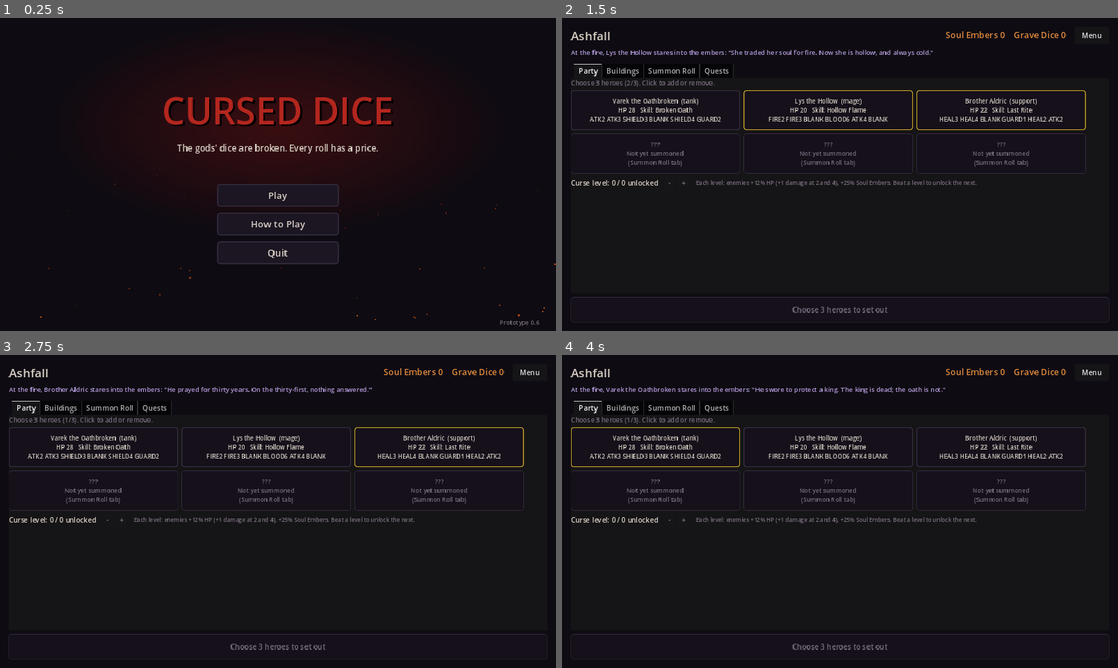
Above: before the commit, frames 1-4 (two rows, left to right).
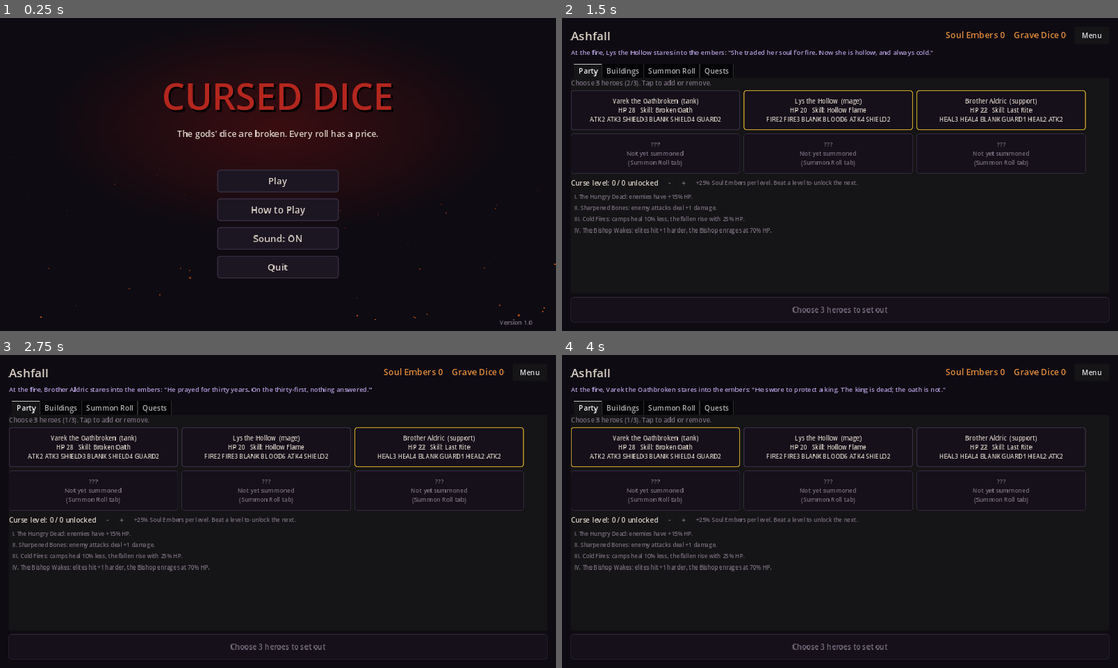
Above: after the commit, the same moments.

Repository: Mellowjelly/The-Curse-dice
Game: Godot game, scene res://scenes/title.tscn
Two runs of this game, one before a commit and one after it. Both use one fixed random seed, a clock stepped at 60 frames per second and the inputs below.
Inputs:
- Up to frame 1 (0.25 s): no input
- Up to frame 2 (1.5 s): click "Play" at 0.5 s; click "Varek the Oathbroken (tank) H…" at 1.25 s
- Up to frame 3 (2.75 s): click "Lys the Hollow (mage) HP 20 S…" at 2 s
- Up to frame 4 (4 s): click "Brother Aldric (support) HP 2…" at 2.75 s; click "Varek the Oathbroken (tank) H…" at 3.5 s

The runs differ from the first frame. In frame 1, 4.7% of the frame differs, in the area x 29-97%, y 20-99%; in frame 2, 1.6%; in frame 3, 1.6%; in frame 4, 1.6%.

Commit message:
v1.0: final balance, curse rules, tile snapshot saves, guided Fate Twist, pixel face icons, phone UI, Android export preset
Co-Authored-By: Claude Opus 5.5 <noreply@anthropic.com>
Claude-Session: https://claude.ai/code/session_0169VuctPZAUADTBsUJ2z3YB

Diff:
--- a/data/events.json
+++ b/data/events.json
@@ -133,12 +133,12 @@
 		"text": "A smiling man in a coat of finger bones. \"I buy what you won't miss. A little life, for a lot of gold.\"",
 		"options": [
 			{
-				"label": "Sell life (a hero loses 5 max HP) for 50 gold.",
+				"label": "Sell life (a hero loses 3 max HP) for 50 gold.",
 				"effects": [
 					{
 						"op": "max_hp",
 						"who": "healthiest",
-						"value": -5
+						"value": -3
 					},
 					{
 						"op": "gold",
--- a/data/heroes.json
+++ b/data/heroes.json
@@ -44,7 +44,7 @@
 			{ "type": "blank", "value": 0 },
 			{ "type": "blood", "value": 6 },
 			{ "type": "attack", "value": 4 },
-			{ "type": "blank", "value": 0 }
+			{ "type": "shield", "value": 2 }
 		],
 		"starter": true,
 		"lore": "She traded her soul for fire. Now she is hollow, and always cold."
@@ -94,7 +94,7 @@
 			{ "type": "attack", "value": 3 },
 			{ "type": "attack", "value": 4 },
 			{ "type": "blank", "value": 0 },
-			{ "type": "shield", "value": 2 },
+			{ "type": "heal", "value": 2 },
 			{ "type": "cleave", "value": 2 },
 			{ "type": "attack", "value": 2 }
 		]
@@ -145,7 +145,7 @@
 			{ "type": "attack", "value": 6 },
 			{ "type": "blank", "value": 0 },
 			{ "type": "blood", "value": 8 },
-			{ "type": "shield", "value": 3 },
+			{ "type": "heal", "value": 2 },
 			{ "type": "attack", "value": 3 }
 		]
 	}
--- a/data/quests.json
+++ b/data/quests.json
@@ -2,7 +2,7 @@
 	{ "id": "first_steps", "name": "First Steps", "desc": "Reach tile 15 of the Hollow Road.", "stat": "best_tile", "goal": 15, "reward": 15 },
 	{ "id": "last_campfire", "name": "The Last Campfire", "desc": "Reach the campfire before the Chapel.", "stat": "best_tile", "goal": 41, "reward": 25 },
 	{ "id": "ghoul_hunter", "name": "Ghoul Hunter", "desc": "Destroy 25 Ghouls (all runs).", "stat": "kills_ghoul", "goal": 25, "reward": 20 },
-	{ "id": "rat_catcher", "name": "Rat Catcher", "desc": "Destroy 40 Plague Rats (all runs).", "stat": "kills_plague_rat", "goal": 40, "reward": 20 },
+	{ "id": "rat_catcher", "name": "Rat Catcher", "desc": "Destroy 20 Plague Rats (all runs).", "stat": "kills_plague_rat", "goal": 20, "reward": 20 },
 	{ "id": "elite_slayer", "name": "Elite Slayer", "desc": "Win 3 elite fights in a single run.", "stat": "run_elites", "goal": 3, "reward": 30 },
 	{ "id": "dice_sculptor", "name": "Dice Sculptor", "desc": "Carve 8 dice in a single run.", "stat": "run_carves", "goal": 8, "reward": 30 },
 	{ "id": "twist_of_fate", "name": "Twist of Fate", "desc": "Use Fate Twist 3 times (all runs). Fill your Fate to 4, then click a face under a die.", "stat": "fate_twists", "goal": 3, "reward": 25 },
--- a/data/region1.json
+++ b/data/region1.json
@@ -161,15 +161,15 @@
 	},
 	"scaling": {
 		"early": {
-			"hp": 1.05,
+			"hp": 1.15,
 			"damage": 0
 		},
 		"mid": {
-			"hp": 1.25,
+			"hp": 1.3,
 			"damage": 1
 		},
 		"late": {
-			"hp": 1.35,
+			"hp": 1.45,
 			"damage": 1
 		},
 		"elite": {
@@ -177,7 +177,7 @@
 			"damage": 2
 		},
 		"boss": {
-			"hp": 1.2,
+			"hp": 1.1,
 			"damage": 1
 		}
 	},
@@ -185,5 +185,5 @@
 		21,
 		30
 	],
-	"elite_heal_percent": 25
+	"elite_heal_percent": 35
 }
--- a/data/summon.json
+++ b/data/summon.json
@@ -13,7 +13,7 @@
 		{
 			"kind": "embers",
 			"weight": 50,
-			"amount": 20
+			"amount": 35
 		}
 	],
 	"duplicate_embers": {
--- a/project.godot
+++ b/project.godot
@@ -6,6 +6,7 @@
 [application]
 
 config/name="Cursed Dice"
+config/version="1.0.0"
 config/description="Dark fantasy dice adventure (prototype)"
 run/main_scene="res://scenes/title.tscn"
 config/features=PackedStringArray("4.3", "GL Compatibility")
@@ -15,6 +16,7 @@
 window/size/viewport_width=1280
 window/size/viewport_height=720
 window/stretch/mode="canvas_items"
+window/stretch/aspect="keep"
 window/handheld/orientation=0
 
 [rendering]
@@ -22,3 +24,7 @@
 renderer/rendering_method="gl_compatibility"
 renderer/rendering_method.mobile="gl_compatibility"
 textures/canvas_textures/default_texture_filter=0
+
+[input_devices]
+
+pointing/emulate_touch_from_mouse=true
--- a/scripts/core/run.gd
+++ b/scripts/core/run.gd
@@ -50,6 +50,7 @@
 var weapon_offers: Array = []
 var _loot_then := "map"       # "carve" | "map" | "shop"
 var _seen_events: Array = []
+var tile_snapshot: Dictionary = {}  # saved while a tile (fight/event/shop...) is in progress
 var upgrades := {}            # town building levels (see data/town.json)
 var _start_queue: Array = []  # steps after choosing a pet: "loot", "carve"
 
@@ -183,6 +184,9 @@
 		return
 	pos = destination(move_options[option_index])
 	move_options = []
+	# Snapshot BEFORE entering the tile: reloading re-enters the same tile with the same dice.
+	tile_snapshot = to_dict()
+	tile_snapshot["pending_enter"] = true
 	var tile: Dictionary = board[pos]
 	tile["visited"] = true
 	stats["tiles"][tile["type"]] = stats["tiles"].get(tile["type"], 0) + 1
@@ -223,7 +227,7 @@
 		"rest":
 			if tile.get("gate", false) and pos == board.size() - 2:
 				# The Last Campfire always heals before you choose (v0.5 critique: it was a trap).
-				var pct: int = region["rest_heal_percent"]
+				var pct := rest_percent()
 				for h in heroes:
 					h["hp"] = min(h["max_hp"], max(h["hp"], 0) + max(1, h["max_hp"] * pct / 100))
 				_log("The last campfire warms you (+%d%% HP)." % pct)
@@ -250,18 +254,37 @@
 ## Enemies get tougher further down the road (region1.json "scaling").
 func scaled_monster(def: Dictionary, kind: String, tier: String) -> Dictionary:
 	var sc: Dictionary = region.get("scaling", {}).get(kind if kind in ["elite", "boss"] else tier, {})
-	var curse := int(upgrades.get("curse", 0))
+	var curse := curse_level()
 	if sc.is_empty() and curse == 0:
 		return def
 	var d := def.duplicate(true)
-	# Curse levels (opt-in difficulty): +12% enemy HP per level, +1 damage from level 2.
-	d["hp"] = int(round(float(d["hp"]) * float(sc.get("hp", 1.0)) * (1.0 + 0.12 * curse)))
-	var bonus := int(sc.get("damage", 0)) + (1 if curse >= 2 else 0) + (1 if curse >= 4 else 0)
+	# Curse rules (see CURSE_RULES): I hungry dead, II sharpened bones, IV the Bishop wakes early.
+	d["hp"] = int(round(float(d["hp"]) * float(sc.get("hp", 1.0)) * (1.15 if curse >= 1 else 1.0)))
+	var bonus := int(sc.get("damage", 0)) + (1 if curse >= 2 else 0) + (1 if curse >= 4 and kind == "elite" else 0)
+	if curse >= 4 and d.has("phase2"):
+		d["phase2"]["at"] = 0.7
 	for faces in [d["faces"], d.get("phase2", {}).get("faces", [])]:
 		for f in faces:
 			if f["type"] in ["attack", "sweep"]:
 				f["value"] = int(f["value"]) + bonus
 	return d
+
+
+## Opt-in difficulty rules. Each level adds one rule on top of the previous ones.
+const CURSE_RULES := [
+	"I. The Hungry Dead: enemies have +15% HP.",
+	"II. Sharpened Bones: enemy attacks deal +1 damage.",
+	"III. Cold Fires: camps heal 10% less, the fallen rise with 25% HP.",
+	"IV. The Bishop Wakes: elites hit +1 harder, the Bishop enrages at 70% HP.",
+]
+
+
+func curse_level() -> int:
+	return int(upgrades.get("curse", 0))
+
+
+func rest_percent() -> int:
+	return int(region["rest_heal_percent"]) - (10 if curse_level() >= 3 else 0)
 
 
 func _on_battle_ended(victory: bool) -> void:
@@ -278,7 +301,7 @@
 		return
 	stats["elites" if combat_kind == "elite" else "fights"] += 1
 	# The fallen crawl back with a little HP.
-	var pct: int = region["revive_after_fight_percent"]
+	var pct: int = 25 if curse_level() >= 3 else int(region["revive_after_fight_percent"])
 	for h in heroes:
 		if not Combat.is_alive(h):
 			h["hp"] = max(1, h["max_hp"] * pct / 100)
@@ -647,7 +670,7 @@
 func rest_heal() -> void:
 	if phase != "rest":
 		return
-	var pct: int = region["rest_heal_percent"]
+	var pct := rest_percent()
 	for h in heroes:
 		var amount: int = max(1, h["max_hp"] * pct / 100)
 		h["hp"] = min(h["max_hp"], max(h["hp"], 0) + amount)
@@ -685,9 +708,11 @@
 
 # ---------------------------------------------------------------- save / load (only on the map)
 
+const SAVE_VERSION := 2  # v1 saves (0.5-0.6) load fine: they simply have no pending tile.
+
 func to_dict() -> Dictionary:
 	return {
-		"version": 1, "rng_seed": rng.seed, "rng_state": rng.state, "combat_rng_state": combat.rng.state,
+		"version": SAVE_VERSION, "rng_seed": rng.seed, "rng_state": rng.state, "combat_rng_state": combat.rng.state,
 		"board": board, "pos": pos, "gold": gold, "heroes": heroes, "fate": combat.fate, "pet": combat.pet,
 		"twists": combat.twists, "stats": stats, "seen_events": _seen_events, "upgrades": upgrades,
 		"move_options": move_options,
@@ -713,4 +738,8 @@
 	r._start_queue = []
 	r.pet_offers = []
 	r.phase = "map"
+	if d.get("pending_enter", false):
+		# The save was made when stepping onto this tile: enter it again (same RNG, same outcome).
+		var tile: Dictionary = r.board[r.pos]
+		r._enter_tile(tile)
 	return r
--- a/scripts/ui/combat_view.gd
+++ b/scripts/ui/combat_view.gd
@@ -28,6 +28,7 @@
 var _overlay_btn: Button
 var _banner: Label
 var _pet_label: Label
+var _pulse: Tween
 var _victory := false
 
 # Animation state
@@ -98,7 +99,7 @@
 	_fate = UI.label("", 18, UI.GOLD)
 	top.add_child(_fate)
 
-	field.add_child(UI.label("ENEMIES  (click Target to choose who your attacks hit)", 13, UI.DIM))
+	field.add_child(UI.label("ENEMIES  (tap Target to choose who your attacks hit)", 13, UI.DIM))
 	_monster_row = HBoxContainer.new()
 	_monster_row.add_theme_constant_override("separation", 12)
 	_monster_row.size_flags_vertical = Control.SIZE_EXPAND_FILL
@@ -110,7 +111,7 @@
 
 	var party_head := HBoxContainer.new()
 	field.add_child(party_head)
-	var party_lbl := UI.label("YOUR PARTY  (click a die to lock / unlock it)", 13, UI.DIM)
+	var party_lbl := UI.label("YOUR PARTY  (tap a die to lock / unlock it)", 13, UI.DIM)
 	party_lbl.size_flags_horizontal = Control.SIZE_EXPAND_FILL
 	party_head.add_child(party_lbl)
 	_pet_label = UI.label("", 15, Color("#b39ddb"))
@@ -132,7 +133,7 @@
 		buttons.add_child(b)
 
 	var log_panel := UI.panel()
-	log_panel.custom_minimum_size = Vector2(300, 0)
+	log_panel.custom_minimum_size = Vector2(230, 0)
 	root.add_child(log_panel)
 	_log = RichTextLabel.new()
 	_log.bbcode_enabled = true
@@ -151,6 +152,7 @@
 	_banner.position = Vector2(140, 300)
 	_banner.size = Vector2(1000, 120)
 	_banner.mouse_filter = Control.MOUSE_FILTER_IGNORE
+	_banner.add_theme_stylebox_override("normal", UI.box(Color(0.03, 0.02, 0.05, 0.92), UI.BLOOD, 2, 8, 16))
 	_banner.modulate.a = 0.0
 	add_child(_banner)
 
@@ -240,6 +242,7 @@
 			var b: Button = _die_buttons[i]
 			if is_instance_valid(b):
 				b.text = UI.face_short(f)
+				b.icon = UI.face_icon(f["type"])
 				(b.get_theme_stylebox("normal") as StyleBoxFlat).bg_color = UI.FACE_COLORS[f["type"]]
 		if _rolling <= 0.0:
 			_refresh()
@@ -249,6 +252,7 @@
 
 func _spawn_numbers() -> void:
 	var delay := 0.0
+	var per_unit := {}
 	for item in _pending_numbers:
 		var key := _uid(item[0])
 		if key == "":
@@ -266,7 +270,10 @@
 		l.add_theme_constant_override("shadow_offset_y", 2)
 		l.mouse_filter = Control.MOUSE_FILTER_IGNORE
 		add_child(l)
-		var start := row.global_position + Vector2(slot_w * (slot + 0.5) - 20 + _anim_rng.randf_range(-30, 30), 40)
+		var nth: int = per_unit.get(key, 0)
+		per_unit[key] = nth + 1
+		# Several hits on one unit fan out side by side instead of overlapping.
+		var start := row.global_position + Vector2(slot_w * (slot + 0.5) - 30 + nth * 46, 40 - nth * 6)
 		l.global_position = start
 		l.modulate.a = 0.0
 		var tw := create_tween()
@@ -320,6 +327,15 @@
 		elif combos[t] >= 2:
 			parts.append("PAIR %s  +1 each" % UI.FACE_NAMES[t])
 	_combo.text = ("COMBO: " + "   ".join(parts)) if not parts.is_empty() else " "
+	if combat.fate >= Combat.MAX_FATE and not combat.finished and parts.is_empty():
+		_combo.text = "FATE IS FULL - tap a face under a die to TWIST it!"
+		if _pulse == null or not _pulse.is_valid():
+			_pulse = _combo.create_tween().set_loops()
+			_pulse.tween_property(_combo, "modulate:a", 0.4, 0.5)
+			_pulse.tween_property(_combo, "modulate:a", 1.0, 0.5)
+	elif _pulse != null and _pulse.is_valid():
+		_pulse.kill()
+		_combo.modulate.a = 1.0
 
 	_cards.clear()
 	_die_buttons.clear()
@@ -399,6 +415,9 @@
 		if value != int(face["value"]):
 			face_text += "  (base %d)" % int(face["value"])
 	die.text = face_text + ("\nLOCKED" if h["locked"] else "")
+	die.icon = UI.face_icon(face["type"])
+	die.expand_icon = true
+	die.add_theme_constant_override("icon_max_width", 40 if not twisting else 32)
 	var style := StyleBoxFlat.new()
 	style.bg_color = UI.FACE_COLORS[face["type"]]
 	style.set_corner_radius_all(6)
@@ -412,19 +431,15 @@
 	box.add_child(die)
 	if combat.fate >= Combat.FATE_TWIST_COST and not combat.finished:
 		# Fate Twist: click any face to set the die to it.
-		var tl := UI.label("Fate Twist (-%d): click a face to set this die" % Combat.FATE_TWIST_COST, 12, UI.GOLD)
-		if combat.fate >= Combat.MAX_FATE:
-			tl.text = "FATE IS FULL - twist a die! (-%d)" % Combat.FATE_TWIST_COST
-			var tw := tl.create_tween().set_loops()
-			tw.tween_property(tl, "modulate:a", 0.35, 0.5)
-			tw.tween_property(tl, "modulate:a", 1.0, 0.5)
-		box.add_child(tl)
+		box.add_child(UI.label("Twist (-%d Fate): tap a face" % Combat.FATE_TWIST_COST, 12, UI.GOLD))
 		var grid := GridContainer.new()
 		grid.columns = 3
 		for fi in h["faces"].size():
 			var f: Dictionary = h["faces"][fi]
-			var fb := UI.button(UI.face_short(f), func(): combat.fate_twist(index, fi), 11)
+			var fb := UI.button(UI.face_short(f).replace("BLANK", "-"), func(): combat.fate_twist(index, fi), 12)
 			fb.size_flags_horizontal = Control.SIZE_EXPAND_FILL
+			fb.custom_minimum_size = Vector2(0, 32)
+			fb.icon = UI.face_icon(f["type"])
 			fb.add_theme_stylebox_override("normal", UI.box(UI.FACE_COLORS[f["type"]].darkened(0.2), UI.GOLD, 1, 3, 2))
 			grid.add_child(fb)
 		box.add_child(grid)
--- a/scripts/ui/game_screen.gd
+++ b/scripts/ui/game_screen.gd
@@ -202,11 +202,15 @@
 	_move_token()
 	_refresh_party()
 	_refresh_actions()
+	if run.phase in ["event", "shop", "rest", "loot", "reward"] and not run.tile_snapshot.is_empty() and run.event_result == "":
+		Profile.save_run_data(run.tile_snapshot)
 	_refresh_modal()
 
 
 func _enter_combat() -> void:
 	_in_combat = true
+	if not run.tile_snapshot.is_empty():
+		Profile.save_run_data(run.tile_snapshot)  # closing the app mid-fight restarts this fight
 	_modal.hide()
 	_map_root.hide()
 	_combat_view.show()
--- a/scripts/ui/sfx.gd
+++ b/scripts/ui/sfx.gd
@@ -9,6 +9,12 @@
 const VOLUME_DB := -6.0
 
 static var _cache := {}
+static var muted := false
+
+
+static func set_muted(value: bool) -> void:
+	muted = value
+	AudioServer.set_bus_mute(0, value)
 static var _music_player: AudioStreamPlayer
 
 
--- a/scripts/ui/title_screen.gd
+++ b/scripts/ui/title_screen.gd
@@ -86,10 +86,16 @@
 
 	box.add_child(_menu_button("Play", _on_new_game))
 	box.add_child(_menu_button("How to Play", func(): _help.show()))
+	var Sfx = load("res://scripts/ui/sfx.gd")
+	var sound_btn := _menu_button("Sound: " + ("OFF" if Sfx.muted else "ON"), func(): pass)
+	sound_btn.pressed.connect(func():
+		Sfx.set_muted(not Sfx.muted)
+		sound_btn.text = "Sound: " + ("OFF" if Sfx.muted else "ON"))
+	box.add_child(sound_btn)
 	if OS.get_name() != "Web":
 		box.add_child(_menu_button("Quit", func(): get_tree().quit()))
 
-	var version := _label("Prototype 0.6", 14, COL_DIM)
+	var version := _label("Version 1.0", 14, COL_DIM)
 	version.position = Vector2(1150, 690)
 	add_child(version)
 
--- a/scripts/ui/town_screen.gd
+++ b/scripts/ui/town_screen.gd
@@ -131,7 +131,7 @@
 
 func _refresh_party() -> void:
 	_clear(_party_box)
-	_party_box.add_child(UI.label("Choose 3 heroes (%d/3). Click to add or remove." % profile.party.size(), 15, UI.DIM))
+	_party_box.add_child(UI.label("Choose 3 heroes (%d/3). Tap to add or remove." % profile.party.size(), 15, UI.DIM))
 	var grid := GridContainer.new()
 	grid.columns = 3
 	grid.add_theme_constant_override("h_separation", 8)
@@ -159,7 +159,11 @@
 	var plus := UI.button(" + ", func(): profile.set_curse(profile.curse + 1); _refresh())
 	plus.disabled = profile.curse >= profile.max_curse()
 	row.add_child(plus)
-	row.add_child(UI.label("  Each level: enemies +12% HP (+1 damage at 2 and 4), +25% Soul Embers. Beat a level to unlock the next.", 13, UI.DIM))
+	row.add_child(UI.label("  +25% Soul Embers per level. Beat a level to unlock the next.", 13, UI.DIM))
+	var Run = load("res://scripts/core/run.gd")
+	for i in Run.CURSE_RULES.size():
+		var active: bool = i < profile.curse
+		_party_box.add_child(UI.label(("  [active] " if active else "  ") + Run.CURSE_RULES[i], 13, UI.BLOOD if active else UI.DIM))
 
 
 func _toggle_party(id: String) -> void:
--- a/scripts/ui/ui_kit.gd
+++ b/scripts/ui/ui_kit.gd
@@ -110,6 +110,16 @@
 	return bar
 
 
+static var _icons := {}
+
+## 16x16 pixel icon for a face type (assets/icons/face_<type>.png), or null.
+static func face_icon(face_type: String) -> Texture2D:
+	if not _icons.has(face_type):
+		var path := "res://assets/icons/face_%s.png" % face_type
+		_icons[face_type] = load(path) if ResourceLoader.exists(path) else null
+	return _icons[face_type]
+
+
 static func face_short(f: Dictionary) -> String:
 	return FACE_NAMES[f["type"]] + ("" if f["type"] == "blank" else str(int(f["value"])))
 
--- a/tests/run_tests.gd
+++ b/tests/run_tests.gd
@@ -39,6 +39,7 @@
 	test_summon_roll()
 	test_party_and_new_skills()
 	test_gates_stop_movement()
+	test_tile_snapshot_reload()
 	print("\n%d checks, %d failed" % [_checks, _failures])
 	quit(1 if _failures > 0 else 0)
 
@@ -445,3 +446,24 @@
 	var plain := Run.new(41)
 	var g: Dictionary = plain.monster_defs["ghoul"]
 	check(cursed.scaled_monster(g, "fight", "early")["hp"] > plain.scaled_monster(g, "fight", "early")["hp"], "Curse makes enemies tougher")
+
+
+func test_tile_snapshot_reload() -> void:
+	var run := Run.new(50)
+	run.choose_pet(0)
+	run.roll_move()
+	run.choose_move(0)
+	var snap := run.tile_snapshot
+	check(snap.get("pending_enter", false), "stepping on a tile takes a snapshot")
+	var again: Run = Run.from_dict(snap)
+	check(again.pos == run.pos and again.phase == run.phase, "reloading re-enters the same tile (%s)" % run.phase)
+	if run.phase == "combat":
+		var a: Array = run.combat.monsters.map(func(m): return m["id"])
+		var b: Array = again.combat.monsters.map(func(m): return m["id"])
+		check(a == b, "the same enemies appear after reloading")
+	var old := run.to_dict()
+	old["version"] = 1
+	old.erase("pending_enter")
+	check(Run.from_dict(old).phase == "map", "version-1 saves still load")
+	var cursed := Run.new(51, {"curse": 3})
+	check(cursed.rest_percent() == 20, "Curse III makes camps heal less")
--- a/tools/bots/player_bot.gd
+++ b/tools/bots/player_bot.gd
@@ -194,6 +194,19 @@
 func _handle_dice(c: Combat) -> void:
 	match style:
 		"newbie":
+			# The guided tip ("FATE IS FULL - twist a die!") teaches even a newbie this one move.
+			if c.fate >= Combat.MAX_FATE:
+				for i in c.heroes.size():
+					var hh: Dictionary = c.heroes[i]
+					if Combat.is_alive(hh) and Combat.current_face(hh)["type"] == "blank":
+						var best := 0
+						for fi in hh["faces"].size():
+							if Combat._face_power(hh["faces"][fi]) > Combat._face_power(hh["faces"][best]):
+								best = fi
+						if c.fate_twist(i, best):
+							stats["fate_rerolls"] += 1
+							note("follows the tip and twists %s's blank die" % Combat.short_name(hh))
+						break
 			# Rerolls once if anyone shows a blank, otherwise doesn't bother.
 			if c.heroes.any(func(h): return Combat.is_alive(h) and Combat.current_face(h)["type"] == "blank"):
 				for i in c.heroes.size():
--- a/tools/playtest.gd
+++ b/tools/playtest.gd
@@ -209,6 +209,7 @@
 	var first_win_n := 0
 	var embers_total := 0.0
 	var levels_total := 0.0
+	var curse_total := 0.0
 	for cmp in CAMPAIGNS:
 		var path := "user://bot_campaign.save"
 		if FileAccess.file_exists(path):
@@ -216,13 +217,15 @@
 		var prof := Profile.new(path)
 		var first := -1
 		for i in CAMPAIGN_RUNS:
-			var r := play_run(style, 90000 + cmp * 100 + i, [], prof.levels.duplicate())
+			var r := play_run(style, 90000 + cmp * 100 + i, [], prof.run_options())
 			var res := prof.record_run(r["run"])
 			embers_total += res["embers"]
 			if r["won"]:
 				wins_at[i] += 1
 				if first < 0:
 					first = i + 1
+			if r["won"] and prof.curse < prof.max_curse() and style != "newbie":
+				prof.set_curse(prof.curse + 1)  # experienced bots climb the Curse ladder
 			# Spend embers in this style's order.
 			for id in BUY_ORDER[style]:
 				if prof.can_upgrade(id):
@@ -234,10 +237,11 @@
 			first_win_n += 1
 		for k in prof.levels:
 			levels_total += prof.levels[k]
+		curse_total += prof.curse
 	var curve: Array[String] = []
 	for i in CAMPAIGN_RUNS:
 		curve.append("%d%%" % int(100.0 * wins_at[i] / CAMPAIGNS))
 	return ["- **Campaign (%d profiles x %d runs, buying town upgrades):** win rate by run #: %s" % [CAMPAIGNS, CAMPAIGN_RUNS, " ".join(curve)],
-		"- Campaign: first win on run #%.1f on average (%d/%d profiles ever won); %.0f embers per run; %.1f building levels after %d runs" % [
-			_avg(first_win_total, first_win_n), first_win_n, CAMPAIGNS, embers_total / (CAMPAIGNS * CAMPAIGN_RUNS), levels_total / CAMPAIGNS, CAMPAIGN_RUNS],
+		"- Campaign: first win on run #%.1f on average (%d/%d profiles ever won); %.0f embers per run; %.1f building levels and Curse %.1f after %d runs" % [
+			_avg(first_win_total, first_win_n), first_win_n, CAMPAIGNS, embers_total / (CAMPAIGNS * CAMPAIGN_RUNS), levels_total / CAMPAIGNS, curse_total / CAMPAIGNS, CAMPAIGN_RUNS],
 		""]
Binary file added: assets/icons/face_attack.png
Not shown, added: assets/icons/face_attack.png.import
Binary file added: assets/icons/face_blank.png
Not shown, added: assets/icons/face_blank.png.import
Binary file added: assets/icons/face_blood.png
Not shown, added: assets/icons/face_blood.png.import
Binary file added: assets/icons/face_cleave.png
Not shown, added: assets/icons/face_cleave.png.import
Binary file added: assets/icons/face_fire.png
Not shown, added: assets/icons/face_fire.png.import
Binary file added: assets/icons/face_guard.png
Not shown, added: assets/icons/face_guard.png.import
(and 27 more such lines)
